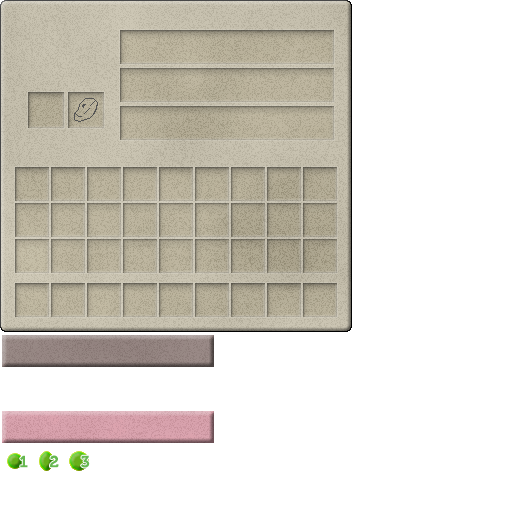
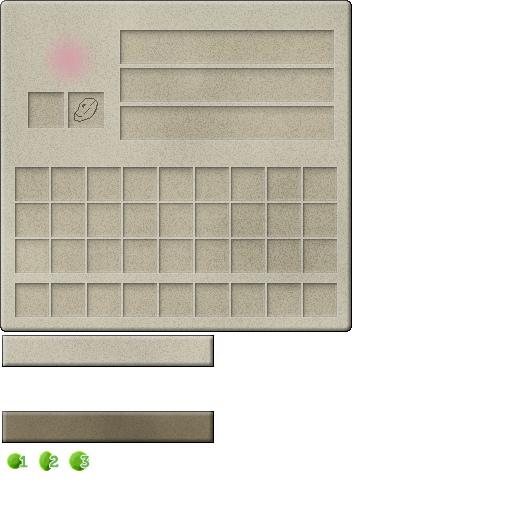
Layered file, before and after one edit (512x512). Changes by layer:
painted on "Markings", masked it over [74, 98, 98, 122]
added layer "Pink Glow" above "Brown Button" over [42, 33, 95, 86]
added layer "Button Noise" in group "Brown Button" over [2, 411, 214, 443]
